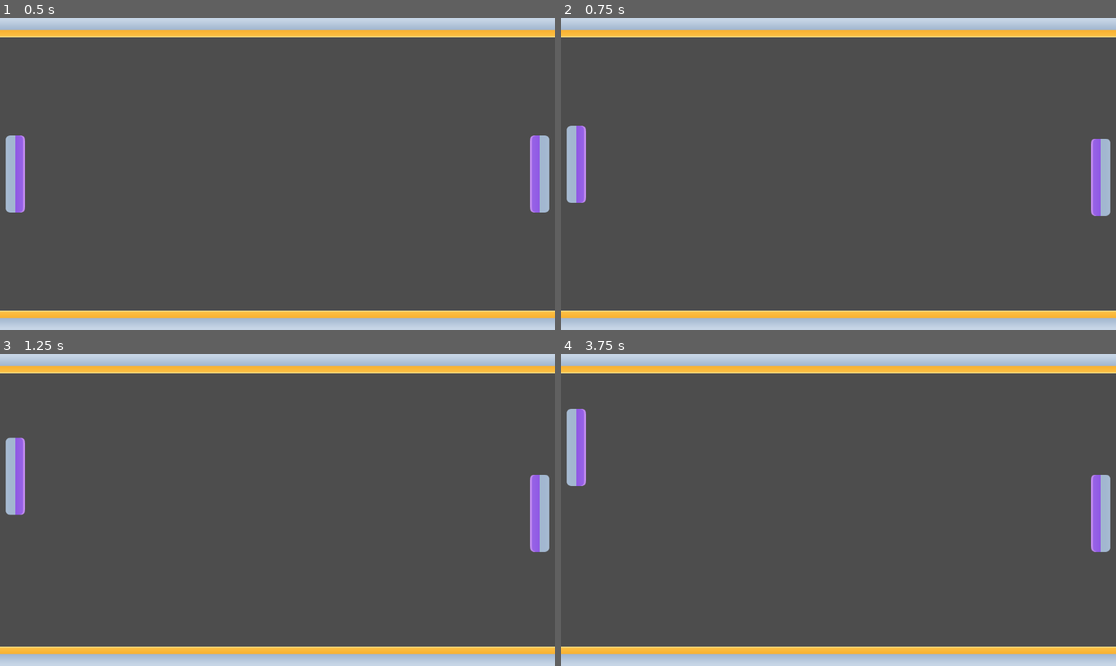
Above: before the commit, frames 1-4 (two rows, left to right).
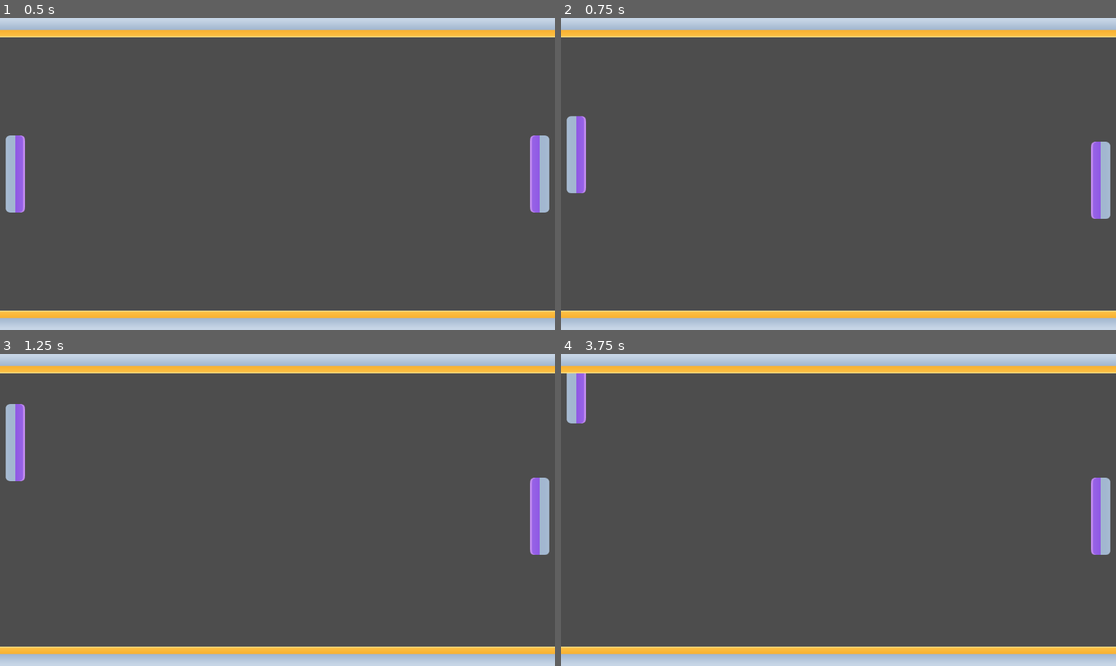
Above: after the commit, the same moments.

Repository: chavda-parth/the-20-games-challenge
Game: Godot game, scene res://scenes/main.tscn
Two runs of this game, one before a commit and one after it. Both use one fixed random seed, a clock stepped at 60 frames per second and the inputs below. The project has no main scene, so this scene is started directly.
Inputs:
- Up to frame 1 (0.5 s): no input
- Up to frame 2 (0.75 s): tap Enter at 0.5 s; hold Up (move_up_1) from 0.53 s (still down); tap S (move_down_2) at 0.6 s
- Up to frame 3 (1.25 s): keep holding Up (move_up_1)
- Up to frame 4 (3.75 s): release Up (move_up_1) at 1.28 s; hold Down (move_down_1) 1.28-2.03 s; tap W (move_up_2) at 1.35, 2.85 s; hold Up (move_up_1) 2.03-3.53 s; tap S (move_down_2) at 2.1, 3.6 s; hold Down (move_down_1) from 3.53 s (still down)

Frame 1 is identical in both runs. In frame 2, 0.3% of the frame differs, in the area x 1-99%, y 31-65%; in frame 3, 0.8%; in frame 4, 1.2%, in the area x 1-99%, y 6-65%.

Commit message:
Rename variables and document code.
-- Renamed some variables that were in camelCase to Godot style snake_case.

-- Added missing PhysicsMaterial to player's RigidBody2D.

-- Added script documentation.

-- Moved player movement testing from _process to _physics_process.

Diff:
--- a/ttgc-pong/scenes/ball.tscn
+++ b/ttgc-pong/scenes/ball.tscn
@@ -13,12 +13,12 @@
 [sub_resource type="CircleShape2D" id="CircleShape2D_cxlvu"]
 radius = 40.792156
 
-[node name="Ball" type="RigidBody2D" node_paths=PackedStringArray("ballSprite")]
+[node name="Ball" type="RigidBody2D" node_paths=PackedStringArray("ball_sprite")]
 physics_material_override = SubResource("PhysicsMaterial_7s4qf")
 gravity_scale = 0.0
 script = ExtResource("1_cxlvu")
-ballSprite = NodePath("BallSprite")
-allSprites = Array[Texture2D]([ExtResource("2_f7cbr"), ExtResource("3_fwo8l"), ExtResource("4_v8l5b"), ExtResource("5_iijjg"), ExtResource("6_f7kxq"), ExtResource("7_e8gir")])
+ball_sprite = NodePath("BallSprite")
+all_sprites = Array[Texture2D]([ExtResource("2_f7cbr"), ExtResource("3_fwo8l"), ExtResource("4_v8l5b"), ExtResource("5_iijjg"), ExtResource("6_f7kxq"), ExtResource("7_e8gir")])
 
 [node name="BallSprite" type="Sprite2D" parent="."]
 texture = ExtResource("2_f7cbr")
--- a/ttgc-pong/scenes/player.tscn
+++ b/ttgc-pong/scenes/player.tscn
@@ -1,13 +1,16 @@
-[gd_scene load_steps=5 format=3 uid="uid://urklhkqxyliq"]
+[gd_scene load_steps=6 format=3 uid="uid://urklhkqxyliq"]
 
 [ext_resource type="Texture2D" uid="uid://baiecj24makoi" path="res://sprites/player_sprites/tile_half_left.png" id="1_3vyb7"]
 [ext_resource type="Script" uid="uid://ucb26f78wolg" path="res://scripts/player.gd" id="1_qhqgy"]
 [ext_resource type="Texture2D" uid="uid://djxtkn46b1xo8" path="res://sprites/player_sprites/tile_half_right.png" id="2_g2els"]
 
+[sub_resource type="PhysicsMaterial" id="PhysicsMaterial_qhqgy"]
+
 [sub_resource type="RectangleShape2D" id="RectangleShape2D_g2els"]
 size = Vector2(40, 159.71793)
 
 [node name="Player" type="RigidBody2D"]
+physics_material_override = SubResource("PhysicsMaterial_qhqgy")
 gravity_scale = 0.0
 script = ExtResource("1_qhqgy")
 
--- a/ttgc-pong/scripts/ball.gd
+++ b/ttgc-pong/scripts/ball.gd
@@ -1,15 +1,19 @@
 class_name PongBall
 extends RigidBody2D
+## Responsible for the ball's movement, behaviour and visuals.
 
-@export var ballSprite: Sprite2D # The Sprite2D node representing the ball.
-@export var allSprites: Array[Texture2D] # All available sprites for the ball.
+@export var ball_sprite: Sprite2D ## The current sprite of the ball.
 
-var total_sprites: int
+@export var all_sprites: Array[Texture2D] ## All available sprites for the ball.
+
+var total_sprites: int ## Total sprites in [member all_sprites].
 
 
 func _ready() -> void:
-	total_sprites = allSprites.size()
+	total_sprites = all_sprites.size()
 
 
+## Assign a random [Texture2D] from [member all_sprites]
+## to [member ball_sprite].
 func randomize_ball_sprite() -> void:
-	ballSprite.texture = allSprites[randi_range(0, total_sprites)]
+	ball_sprite.texture = all_sprites[randi_range(0, total_sprites)]
--- a/ttgc-pong/scripts/enums.gd
+++ b/ttgc-pong/scripts/enums.gd
@@ -1,6 +1,7 @@
 class_name PongEnums
+## Contains all enums that will be used through out the game's code.
 
-
+## The type of player. Could be human or computer.
 enum PlayerType {
 	PLAYER_ONE,
 	PLAYER_TWO
--- a/ttgc-pong/scripts/player.gd
+++ b/ttgc-pong/scripts/player.gd
@@ -1,13 +1,19 @@
 class_name PongPlayer
 extends RigidBody2D
+## Responsible for detecting player input and simulating movement.
 
+## The type of player this script is attached to.
 @export var player_type: PongEnums.PlayerType
 
+## Movement speed of the player in engine specified unit.
 var movement_speed: float = 200.0
 
+## Key corresponding to up input for the player.
 const MOVE_UP_KEY: String = "move_up"
+## Key corresponding to down input for the player.
 const MOVE_DOWN_KEY: String = "move_down"
 
+## Player's input mapped according to [member player_type].
 var input_dict: Dictionary[String, String] = {}
 
 
@@ -19,13 +25,20 @@
 			set_input_dict("move_up_2", "move_down_2")
 
 
-func _process(delta: float) -> void:
+func _physics_process(delta: float) -> void:
+	var distance: float = movement_speed * delta
+
 	if Input.is_action_pressed(input_dict[MOVE_UP_KEY]):
-		position.y -= 100.0 * delta
+		position.y -= distance
 	elif Input.is_action_pressed(input_dict[MOVE_DOWN_KEY]):
-		position.y += 100.0 * delta
+		position.y += distance
 
 
+## Maps [member input_dict] to specified values.[br]
+## [param move_up_value]: the [String] value corresponding to
+## [member MOVE_UP_KEY] in [member input_dict].[br]
+## [param move_down_value]: the [String] value corresponding to
+## [member MOVE_DOWN_KEY] in [member input_dict].
 func set_input_dict(move_up_value: String, move_down_value: String) -> void:
 	input_dict.set(MOVE_UP_KEY, move_up_value)
 	input_dict.set(MOVE_DOWN_KEY, move_down_value)
